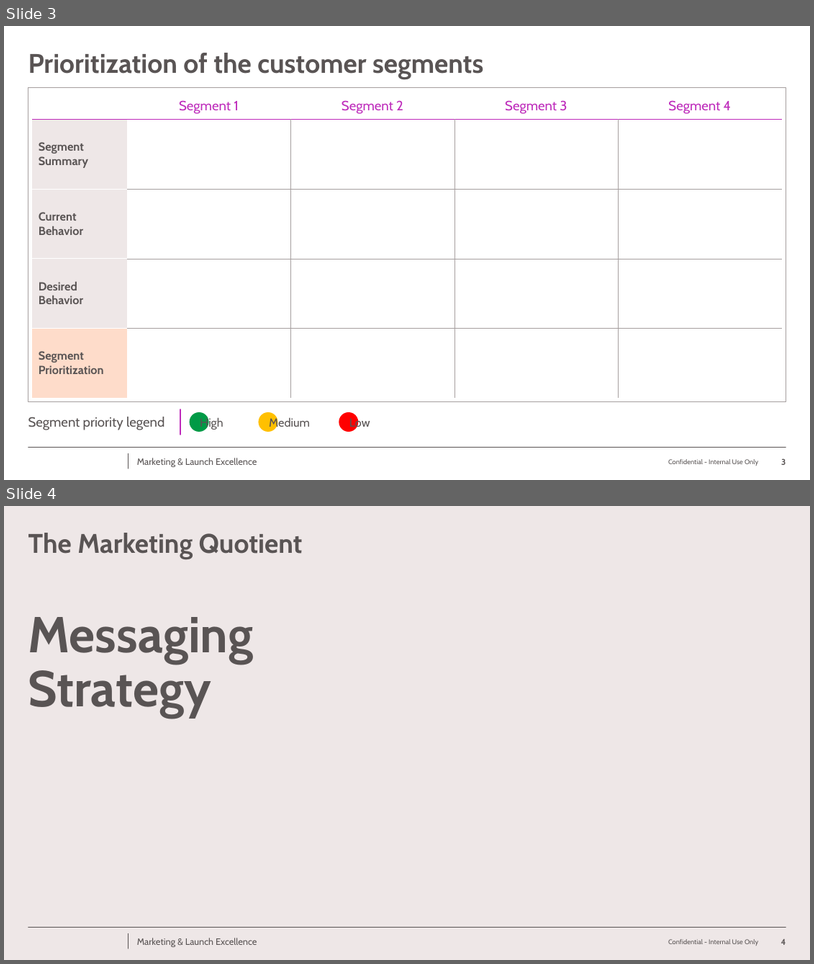
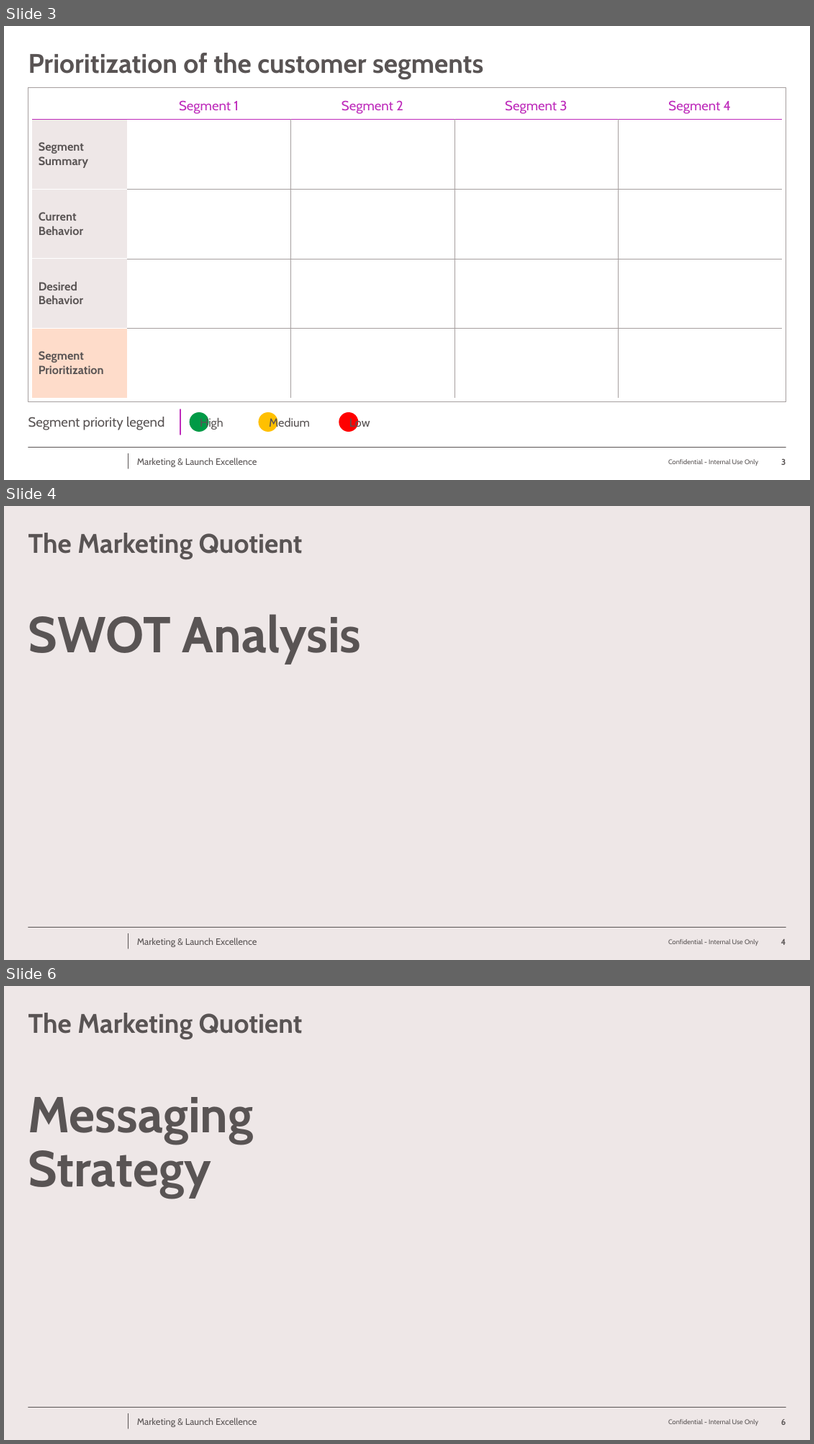
Before and after one commit to CDdanieldeng/BMS-Insight-Forge, a slide deck: example_files/example slides.pptx. Shown one above the other, each under a label of ours: slides 3 and 4 before the commit, slides 3, 4 and 6 after it; the slides between them are not shown. The pictures are 814x964 and 814x1444 pixels, drawn with LibreOffice and Linux fonts; fonts in the diff are those of the drawing; background and template pictures are left out. Boxes give left, top, right and bottom in pixels: in the first picture for what was removed or moved away, otherwise in the second. Text is boxed around its words. In the diff, an @@ line names an element or a change of style, - is before the commit and + after.

```diff
--- a/example_files/example slides.pptx
+++ b/example_files/example slides.pptx
@@ slide 4 added at [4,506,810,960], background #EEE7E7; not listed: 4 template elements that a slide beside it also shows @@
@@ subtitle added at [28,533,303,559], 32 pt, text #595454, bold @@
+The Marketing Quotient
@@ title added at [28,614,362,664], 60 pt, text #595454, bold @@
+SWOT Analysis
@@ page number added at [782,939,787,944], 10 pt, text #595454, bold @@
+4
@@ what was slide 4 is now slide 6 @@
@@ page number at [782,1419,787,1424]: text changed @@
-4
+6
```
Also in this commit, not shown: 1 other slide added, 19 other files.
